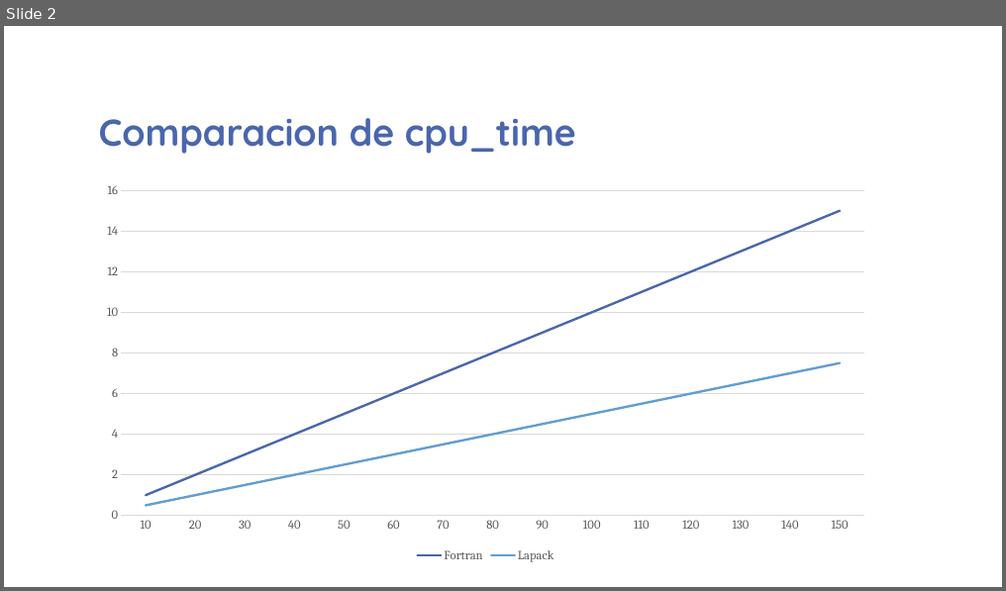
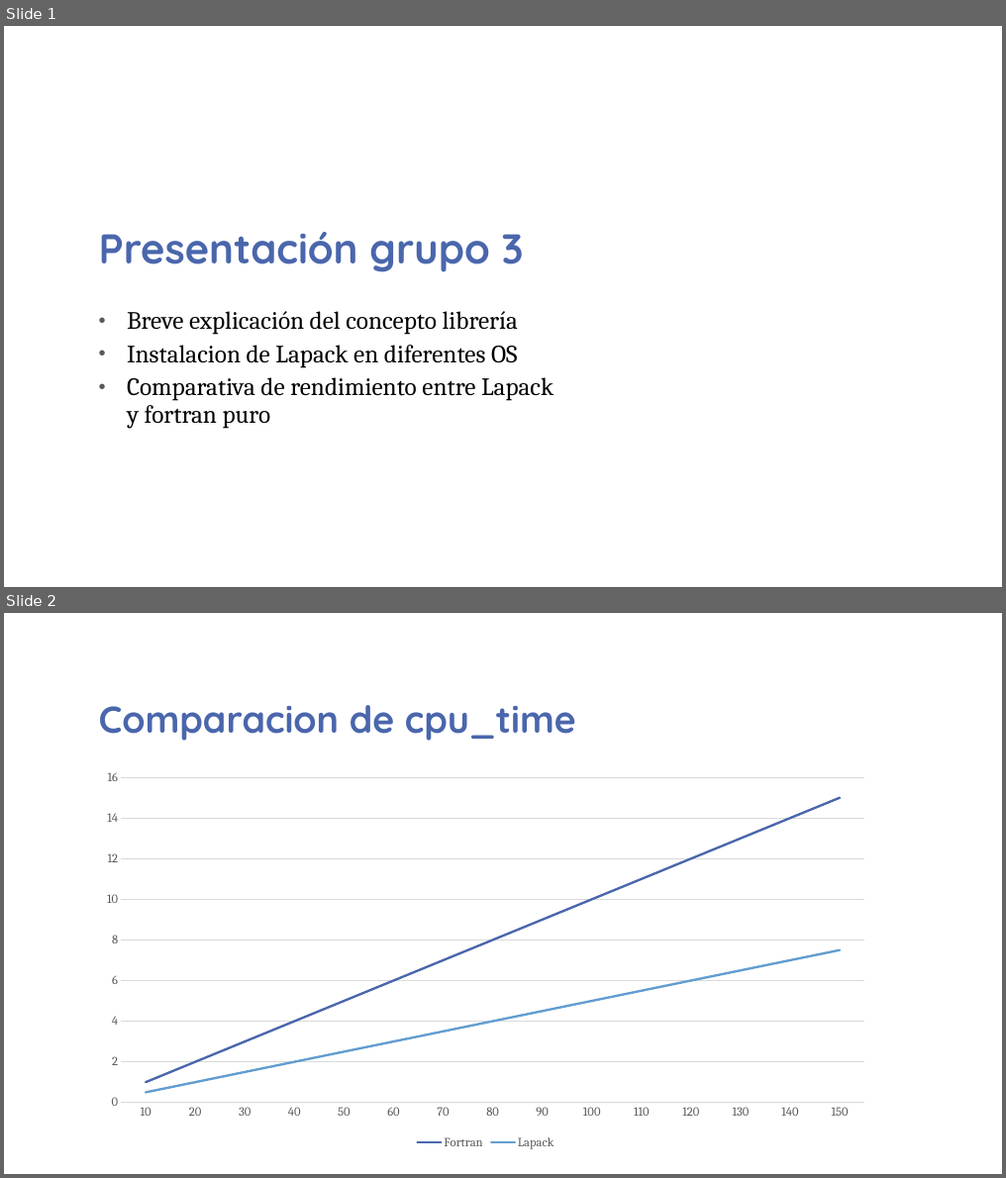
Before and after one commit to guaguaUPM/UPM, a slide deck: lu-lapack.pptx. Shown one above the other, each under a label of ours: slide 2 before the commit, slides 1 and 2 after it. The pictures are 1006x591 and 1006x1178 pixels, drawn with LibreOffice and Linux fonts; fonts in the diff are those of the drawing; background and template pictures are left out. Boxes give left, top, right and bottom in pixels: in the first picture for what was removed or moved away, otherwise in the second. Text is boxed around its words. In the diff, an @@ line names an element or a change of style, - is before the commit and + after.

Commit message:
ho

```diff
--- a/lu-lapack.pptx
+++ b/lu-lapack.pptx
@@ slide 1 added at [4,26,1002,587], background picture (left out) @@
@@ title added at [99,232,524,273], 40 pt, text #4A66AC, bold @@
+Presentación grupo 3
@@ subtitle added at [127,311,553,429], 24 pt, text #000000 @@
+• Breve explicación del concepto librería
+• Instalacion de Lapack en diferentes OS
+• Comparativa de rendimiento entre Lapack y fortran puro
```
Also in this commit, not shown: 1 slide removed.
